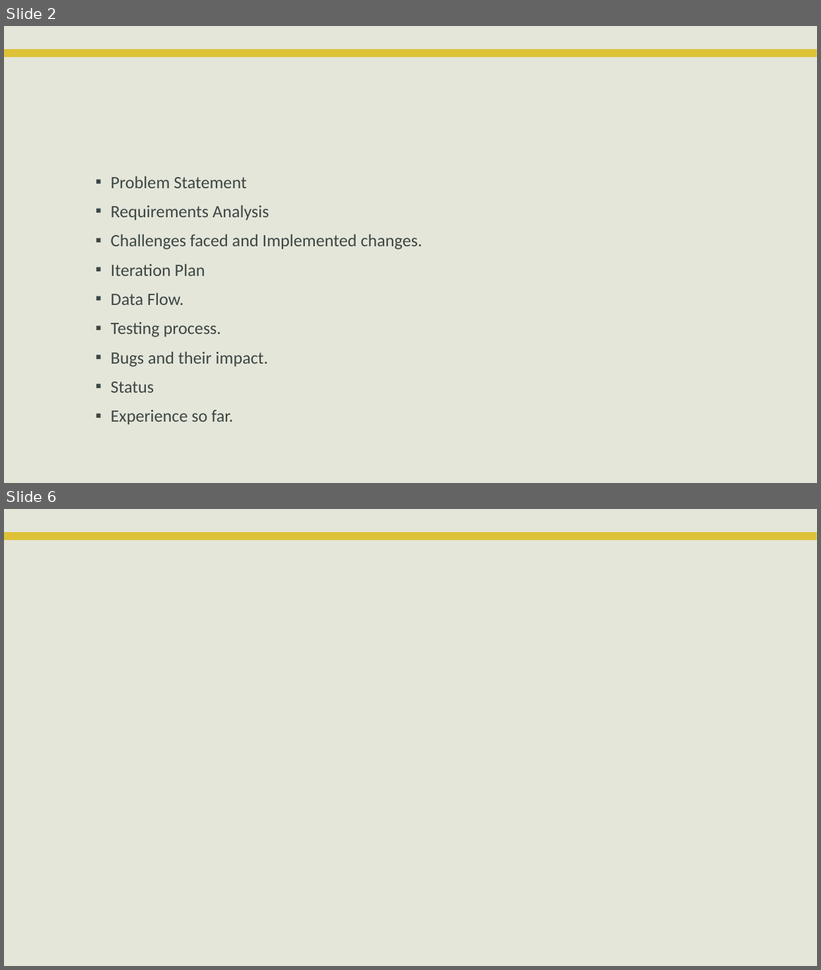
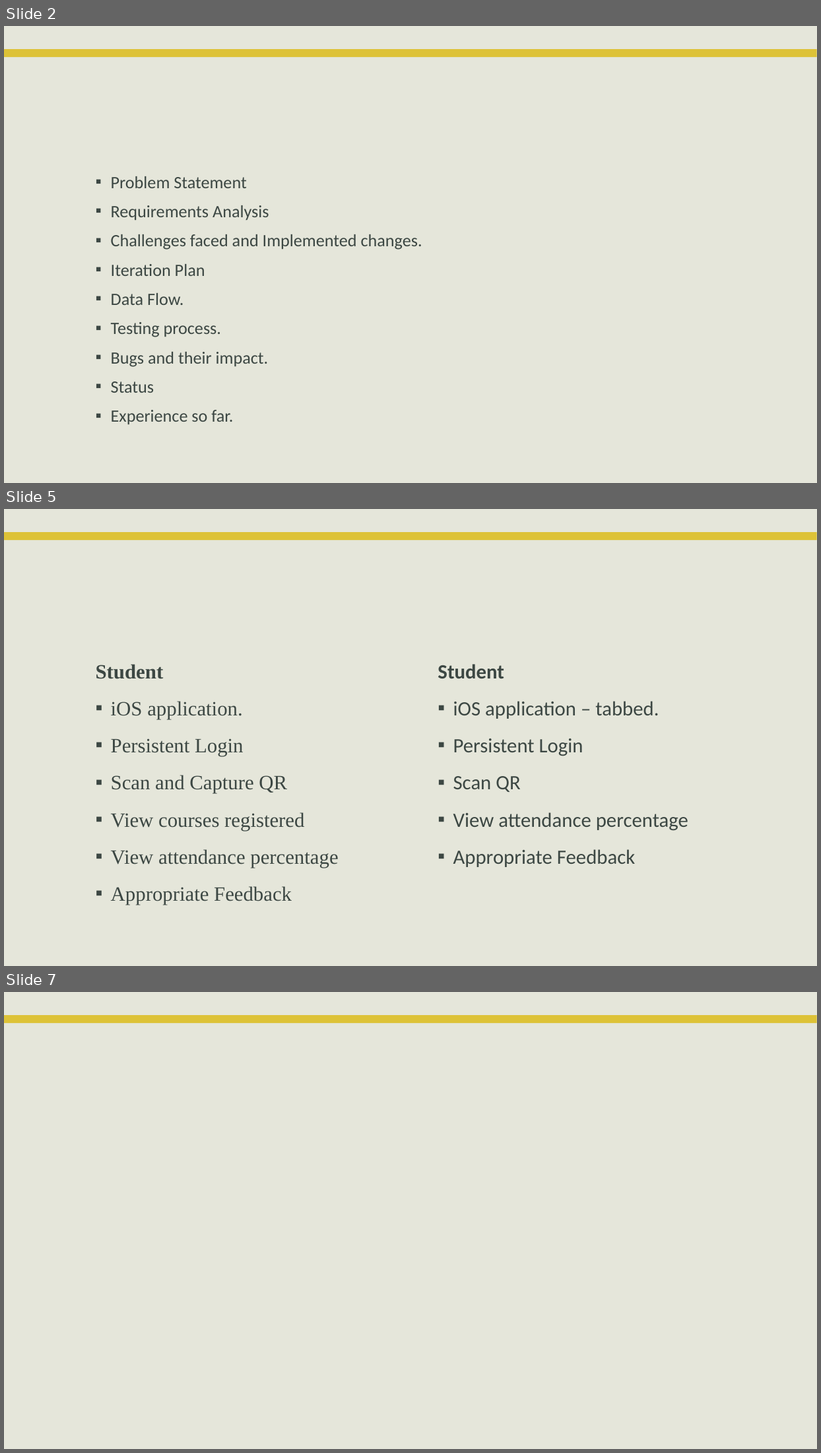
Before and after one commit to VamsiDevalla/Student-Attendance-Tracking, a slide deck: Presentations/final ppt.pptx. Shown one above the other, each under a label of ours: slides 2 and 6 before the commit, slides 2, 5 and 7 after it; the slides between them are not shown. The pictures are 821x970 and 821x1453 pixels, drawn with LibreOffice and Linux fonts; fonts in the diff are those of the drawing; background and template pictures are left out. Boxes give left, top, right and bottom in pixels: in the first picture for what was removed or moved away, otherwise in the second. Text is boxed around its words. In the diff, an @@ line names an element or a change of style, - is before the commit and + after.

```diff
--- a/Presentations/final ppt.pptx
+++ b/Presentations/final ppt.pptx
@@ slide 5 added at <box>4,509,817,966</box>, background #E5E6DA; not listed: 1 template element that a slide beside it also shows @@
@@ title added at <box>89,540,732,631</box>, 30 pt, text #E5E6DA @@
+Requirements Overview
@@ text added at <box>96,664,338,905</box>, 24 pt, text #3C4743 @@
+Student
+▪ iOS application.
+▪ Persistent Login
+▪ Scan and Capture QR
+▪ View courses registered
+▪ View attendance percentage
+▪ Appropriate Feedback
@@ text added at <box>438,664,688,867</box>, 24 pt, text #3C4743 @@
+Student
+▪ iOS application – tabbed.
+▪ Persistent Login
+▪ Scan QR
+▪ View attendance percentage
+▪ Appropriate Feedback
@@ what was slide 6 is now slide 7 @@
```
Also in this commit, not shown: 2 slides changed, 1 other slide added, 1 slide removed.
